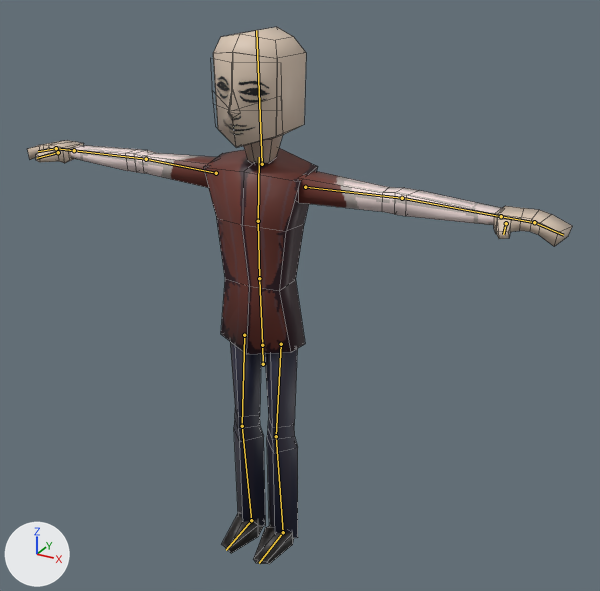
Two versions of the Blender file models/mercenary/mercenary.blend, one commit apart.
Rendered twice from a 50 mm camera at (1.271, -2.061, 1.996) aimed at (0.14, -0.005, 0.968). Arrows for +X, +Y and +Z are at lower left; the lights stay in place. The bones that bend it are drawn over the model as lines. Mesh edges are drawn as thin lines.

The first picture shows 'hands', 'head_mesh', 'legs', 'torso'.
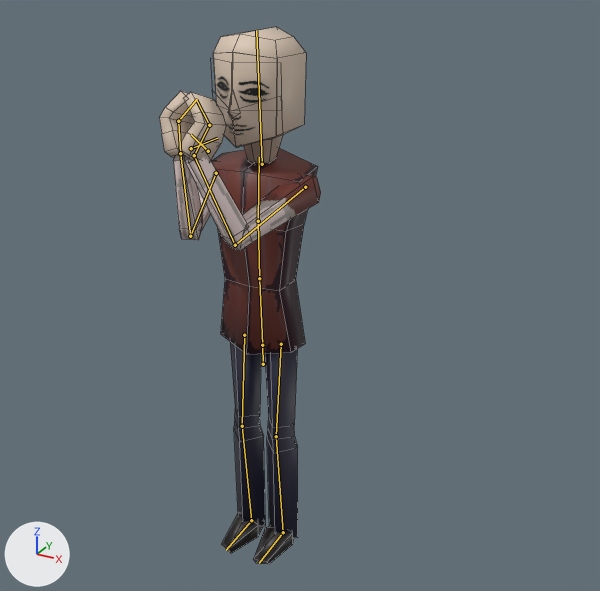
The newer file adds an action. The first version stands in its rest pose; the second is drawn at frame 149 of the action 'both_blow_horn'.

The edits, one by one:
Bone 'r_arm_pole_e' (bone_r_arm_pole_e) moves from (0.0, 0.0, 0.0) to (-0.216, -0.068, 0.388).
Bone 'l_arm_pole_e' (bone_l_arm_pole_e) moves from (0.0, 0.0, 0.0) to (0.216, -0.068, 0.388).
Bone 'l_arm_ik_e' (bone_l_arm_ik_e) moves from (0.0, 0.0, 0.0) to (-0.446, 0.153, -0.657).
Bone 'l_arm_ik_e' (bone_l_arm_ik_e) turns from (0, 0, 0) to (75, -13, 145) degrees about its own x, y and z.
Bone 'l_hand1_e' (bone_l_hand1_e) turns from (0, 0, 0) to (47, 0, -16) degrees about its own x, y and z.
Bone 'l_thumb_e' (bone_l_thumb_e) turns from (0, 0, 0) to (79, 11, 5) degrees about its own x, y and z.
Bone 'r_arm_ik_e' (bone_r_arm_ik_e) moves from (0.0, 0.0, 0.0) to (0.446, 0.153, -0.657).
Bone 'r_arm_ik_e' (bone_r_arm_ik_e) turns from (0, 0, 0) to (75, 13, -145) degrees about its own x, y and z.
Bone 'r_hand1_e' (bone_r_hand1_e) turns from (0, 0, 0) to (47, 0, 16) degrees about its own x, y and z.
Bone 'r_thumb_e' (bone_r_thumb_e) turns from (0, 0, 0) to (79, -11, -5) degrees about its own x, y and z.

Where the change shows, as pixel boxes (x1, y1, x2, y2) in the pictures (600 x 591 px):
'torso', posed (66% narrower)
    before: (70, 145, 502, 354)
    after: (173, 148, 321, 354)
'hands', posed (88% narrower, 34% shorter)
    before: (28, 140, 573, 246)
    after: (159, 91, 226, 161)
